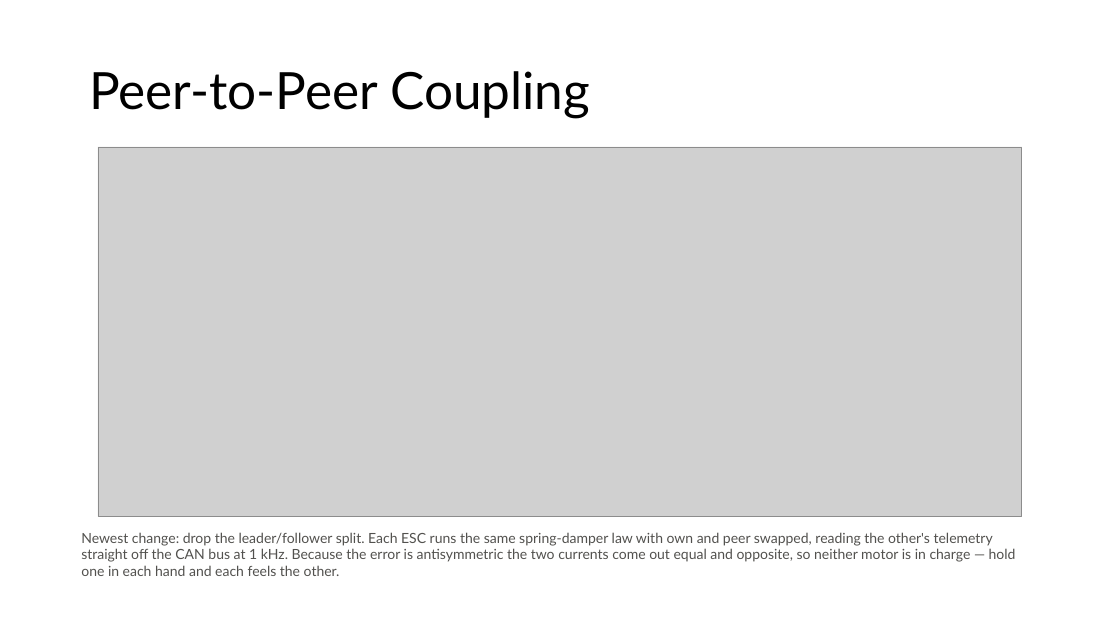
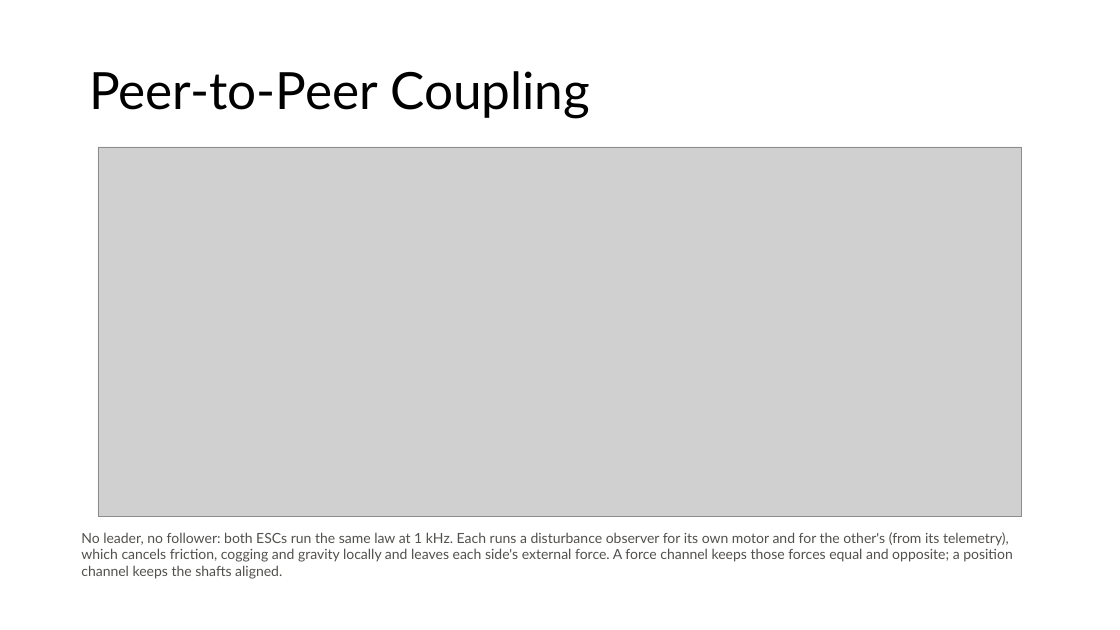
Before and after one commit to JayChintala/1DOF-FOC-Force-Feedback, a slide deck: slide 16 of ESC_based/presentation/Force-Aware Telepresence for Robot Learning.pptx. Drawn at 1120x630 pixels with LibreOffice and Linux fonts; fonts in the diff are those of the drawing; grey boxes stand for pictures. Boxes give left, top, right and bottom in pixels: in the first picture for what was removed or moved away, otherwise in the second. Text is boxed around its words. In the diff, an @@ line names an element or a change of style, - is before the commit and + after.

```diff
--- a/ESC_based/presentation/Force-Aware Telepresence for Robot Learning.pptx
+++ b/ESC_based/presentation/Force-Aware Telepresence for Robot Learning.pptx
@@ text at box(81, 532, 1013, 579): text changed @@
-Newest change: drop the leader/follower split. Each ESC runs the same spring-damper law with own and peer swapped, reading the other's telemetry straight off the CAN bus at 1 kHz. Because the error is antisymmetric the two currents come out equal and opposite, so neither motor is in charge — hold one in each hand and each feels the other.
+No leader, no follower: both ESCs run the same law at 1 kHz. Each runs a disturbance observer for its own motor and for the other's (from its telemetry), which cancels friction, cogging and gravity locally and leaves each side's external force. A force channel keeps those forces equal and opposite; a position channel keeps the shafts aligned.
```
Also in this commit, not shown: 3 other slides changed, 5 other files.
